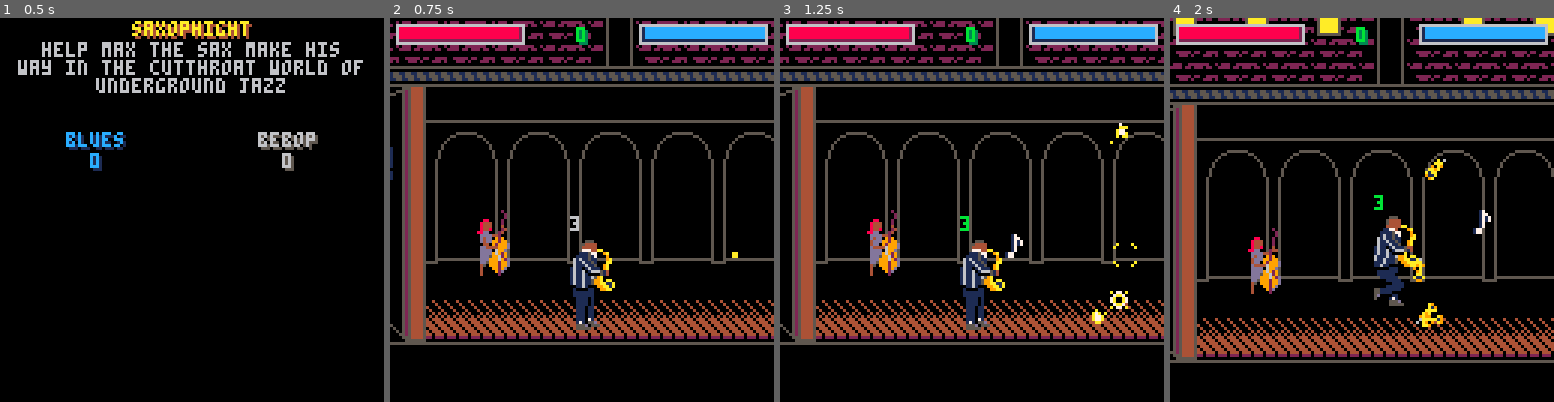
Above: before the commit, frames 1-4 (left to right).
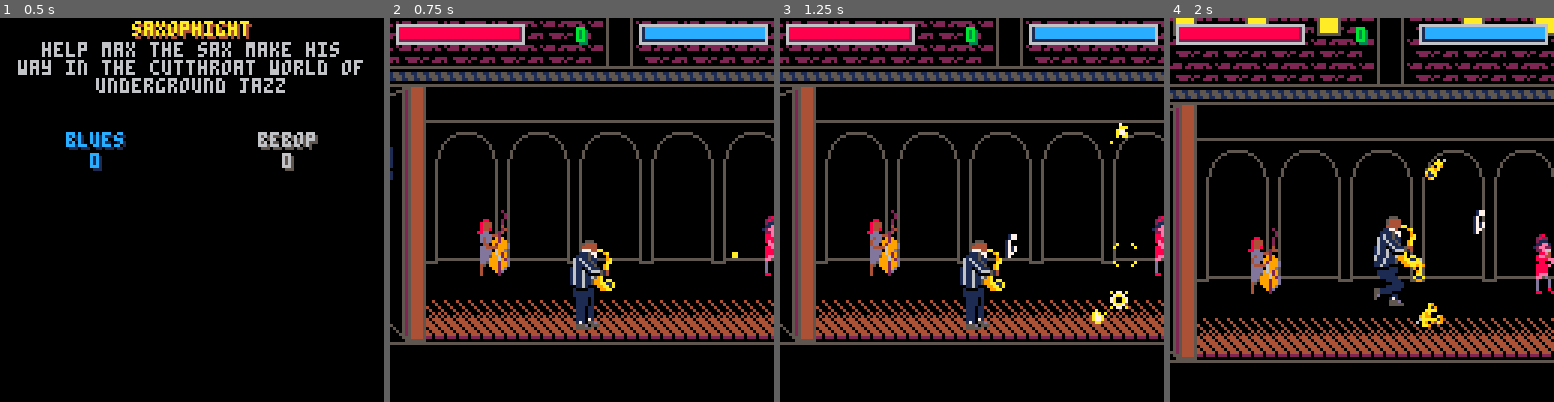
Above: after the commit, the same moments.

Repository: dekent/Saxophight
Game: PICO-8 cartridge saxophight.p8
The game is run twice, just before and just after one commit, with the same random seed, the same clock (stepped at 60 frames per second) and the same inputs.
Inputs:
- Up to frame 1 (0.5 s): tap X (X key) at 0.33 s
- Up to frame 2 (0.75 s): tap O (Z key) at 0.7 s
- Up to frame 3 (1.25 s): tap X (X key) at 1.07 s
- Up to frame 4 (2 s): hold Right from 1.6 s (still down); tap O (Z key) at 1.7 s; tap X (X key) at 1.85 s

Frame 1 is identical in both runs. In frame 2, 0.4% of the frame differs, in the area x 46-100%, y 51-68%; in frame 3, 0.5%; in frame 4, 0.7%, in the area x 53-100%, y 46-72%.

Commit message:
Added animated drink nurser and flipped music note visual for higher pitches

Diff:
--- a/saxophight.p8
+++ b/saxophight.p8
@@ -54,7 +54,7 @@
  chord_counter = 1
  triplet_flag = false
  prev_note = 12 --todo: update for bebop
- arm_in = false
+ arm_in = true
  head_nod = false
 
  --hud
@@ -311,14 +311,18 @@
  if (length==2) length=1
 	sfx(note_sfx,3,length)
 
+	--set visual orientation
+	orientation=0
+	if (note_sfx > 11) orientation=1
+
  --phyiscal note
  if (btn(2)) then
-	 create_note(.75,-3.5)
+	 create_note(.75,-3.5,orientation)
 	else
 	 if (btn(3)) then
-	  create_note(2.25,-2)
+	  create_note(2.25,-2,orientation)
 	 else
-	  create_note(1.25,-2.85)
+	  create_note(1.25,-2.85,orientation)
 	 end
 	end
 end
@@ -455,8 +459,9 @@
  return (a+b)/2
 end
 
---todo: flip notes on high pitches
-function create_note(dx,dy)
+--orientation=0 for low notes
+--orientation=1 for high notes
+function create_note(dx,dy,orientation)
  n = flr(rnd(6))
  x_col = {0,3}
  y_col = {0,7}
@@ -466,7 +471,8 @@
  x = p.x
  if (p.dir == 1) x+=12
  y = p.y-16
- --todo: adjust these for different play angles (up/middle/down)
+
+ if (orientation == 1) n+=6
 
  note = create_object(176+n,x,y,p.dir*dx,dy,x_col,y_col)
  add(notes,note)
@@ -766,7 +772,7 @@
 	spr(224,88,96)
 	spr(225,96,96)
 
-	--toe tapper
+	--hat tipper
 	if head_nod then
 		spr(195,192,80,2,2)
 	else
@@ -774,12 +780,24 @@
 	 spr(244,200,80)
 	 spr(242,192,88,2,1)
 	end
+
+	--drink nurser
+ if arm_in then
+  spr(197,184,80,1,2)
+ else
+  spr(198,184,80,1,2)
+ end
+
+ --legs
 	if bass_frame%2==1 then
  	spr(226,192,96)
+ 	spr(230,184,96,1,1)
  else
   spr(227,192,96)
+  spr(229,184,96,1,1)
  end
 	spr(228,200,96)
+
 end
 
 function draw_notes()
@@ -911,7 +931,7 @@
 	 draw_effects()
 
  	--debug
-  print(max(sqrt(game_points/3),3), p.x, p.y-30)
+  --print(max(sqrt(game_points/3),3), p.x, p.y-30)
 
   --render hud
   draw_hud()
Not shown, changed: 27 lines of the sprite sheet (__gfx__) section of saxophight.p8
